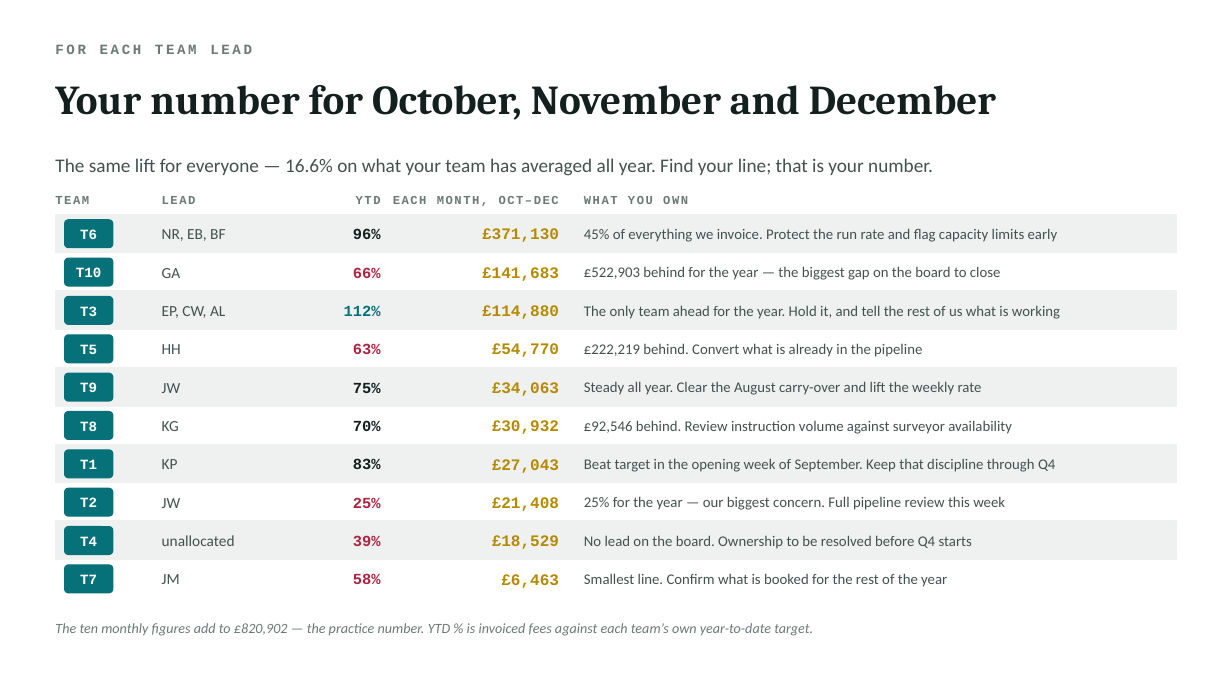
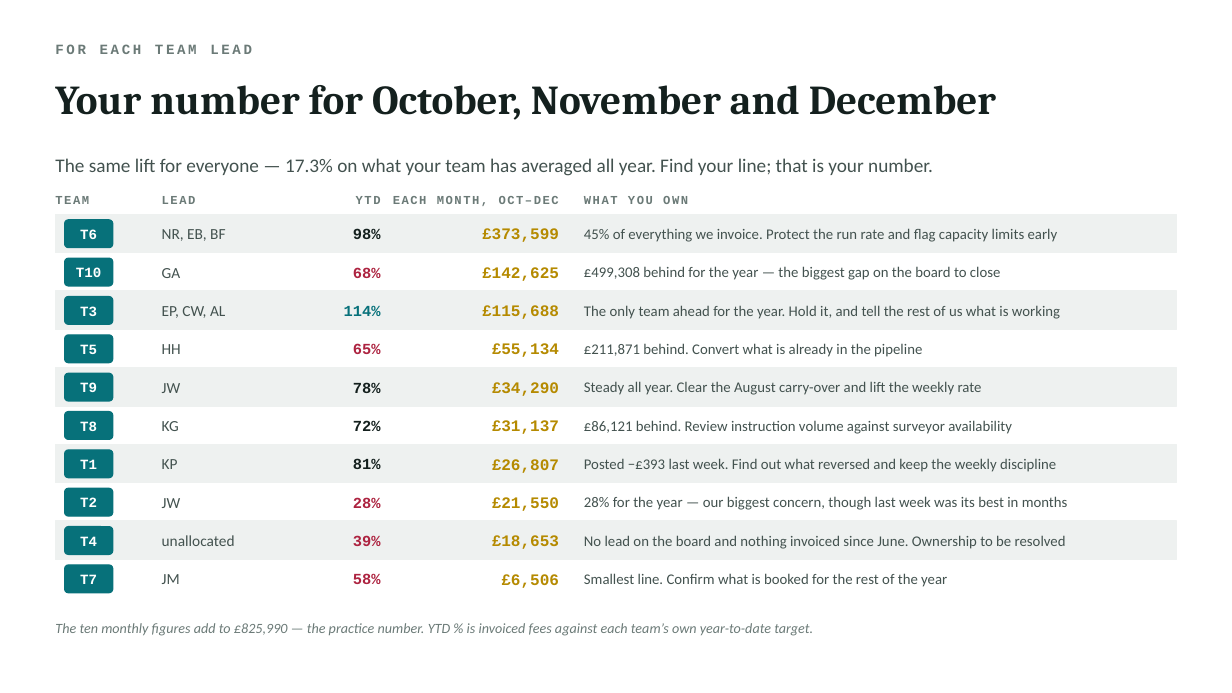
Before and after one commit to compcert-glitch/outlook-mcp, a slide deck: slide 5 of reports/ytd-road-to-9m.pptx (slide 8 before the commit). Drawn at 1232x693 pixels with LibreOffice and Linux fonts; fonts in the diff are those of the drawing. Boxes give left, top, right and bottom in pixels: in the first picture for what was removed or moved away, otherwise in the second. Text is boxed around its words. In the diff, an @@ line names an element or a change of style, - is before the commit and + after.

```diff
--- a/reports/ytd-road-to-9m.pptx
+++ b/reports/ytd-road-to-9m.pptx
@@ text at [55,158,933,176]: text changed @@
-The same lift for everyone — 16.6% on what your team has averaged all year. Find your line; that is your number.
+The same lift for everyone — 17.3% on what your team has averaged all year. Find your line; that is your number.
@@ text at [482,228,559,242]: text changed @@
-£371,130
+£373,599
@@ text at [482,267,559,281]: text changed @@
-£141,683
+£142,625
@@ text at [584,266,1001,280]: text changed @@
-£522,903 behind for the year — the biggest gap on the board to close
+£499,308 behind for the year — the biggest gap on the board to close
@@ text at [344,305,381,316]: text changed @@
-112%
+114%
@@ text at [482,305,559,319]: text changed @@
-£114,880
+£115,688
@@ text at [353,343,381,354]: text changed @@
-63%
+65%
@@ text at [492,343,559,357]: text changed @@
-£54,770
+£55,134
@@ text at [584,343,922,357]: text changed @@
-£222,219 behind. Convert what is already in the pipeline
+£211,871 behind. Convert what is already in the pipeline
@@ text at [353,382,381,393]: text changed @@
-75%
+78%
@@ text at [492,382,559,396]: text changed @@
-£34,063
+£34,290
@@ text at [353,420,381,431]: text changed @@
-70%
+72%
@@ text at [492,420,559,434]: text changed @@
-£30,932
+£31,137
@@ text at [584,420,1012,434]: text changed @@
-£92,546 behind. Review instruction volume against surveyor availability
+£86,121 behind. Review instruction volume against surveyor availability
@@ text at [353,458,381,469]: text changed @@
-83%
+81%
@@ text at [492,459,559,473]: text changed @@
-£27,043
+£26,807
@@ text at [584,458,1056,472]: text changed @@
-Beat target in the opening week of September. Keep that discipline through Q4
+Posted −£393 last week. Find out what reversed and keep the weekly discipline
@@ text at [353,497,381,508]: text changed @@
-25%
+28%
@@ text at [492,497,559,511]: text changed @@
-£21,408
+£21,550
@@ text at [584,496,1068,510]: text changed @@
-25% for the year — our biggest concern. Full pipeline review this week
+28% for the year — our biggest concern, though last week was its best in months
@@ text at [492,535,559,549]: text changed @@
-£18,529
+£18,653
@@ text at [584,535,1066,549]: text changed @@
-No lead on the board. Ownership to be resolved before Q4 starts
+No lead on the board and nothing invoiced since June. Ownership to be resolved
@@ text at [501,574,559,588]: text changed @@
-£6,463
+£6,506
@@ text at [55,623,813,636]: text changed @@
-The ten monthly figures add to £820,902 — the practice number. YTD % is invoiced fees against each team’s own year-to-date target.
+The ten monthly figures add to £825,990 — the practice number. YTD % is invoiced fees against each team’s own year-to-date target.
```
Also in this commit, not shown: 5 other slides changed, 1 slide added, 3 slides removed, 8 other files.
